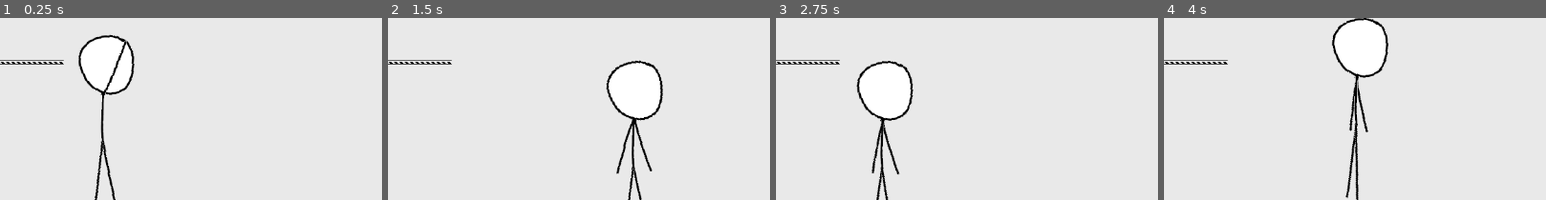
Above: before the commit, frames 1-4 (left to right).
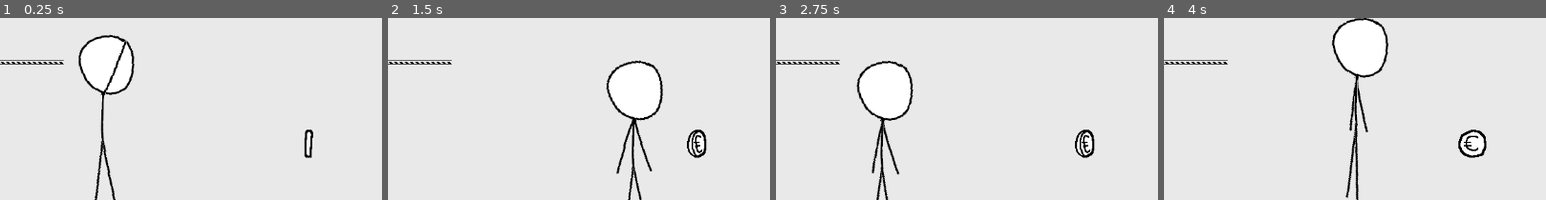
Above: after the commit, the same moments.

Repository: dennis-jung/ggj2025
Game: Godot game, scene res://scenes/tileset_test/game.tscn
The game is run twice, just before and just after one commit, with the same random seed, the same clock (stepped at 60 frames per second) and the same inputs.
Inputs (mouse positions are % of the whole screen's width and height, from its top left):
- Up to frame 1 (0.25 s): no input
- Up to frame 2 (1.5 s): tap Enter (ui_accept) at 0.5, 0.77 s; move the mouse to (72, 35) at 0.52 s; hold Right (ui_right) 0.53-1.25 s; tap B (create_bubble) at 0.6 s; click (72, 35) at 0.67 s; drag from (30, 47) to (18, 5) at 1.27 s
- Up to frame 3 (2.75 s): move the mouse to (60, 15) at 2.02 s; hold Left (ui_left) from 2.03 s (still down); tap U at 2.1 s
- Up to frame 4 (4 s): release Left (ui_left) at 2.75 s; drag from (45, 65) to (20, 24) at 2.77 s; move the mouse to (80, 59) at 3.52 s; hold Right (ui_right) from 3.53 s (still down); tap Tab at 3.6 s; tap Enter (ui_accept) at 3.77 s
The pictures show only the part of the screen within x 0-50%, y 35-85%; the shares and areas given below are measured in that part.

The runs differ from the first frame. In frame 1, 0.2% of the frame differs, in the area x 79-82%, y 61-77%; in frame 2, 0.5%; in frame 3, 0.5%; in frame 4, 0.5%, in the area x 77-85%, y 61-77%.

Commit message:
portals changed, to not use direct reference

Diff:
--- a/scenes/tileset_test/game.gd
+++ b/scenes/tileset_test/game.gd
@@ -1,8 +1,7 @@
 extends Node2D
 
-@onready var sticky: Sticky = $Sticky
 @onready var upstairs_spawn_point: Marker2D = $Map/UpstairsSpawnPoint
 
 func _on_portal_body_entered(body: Node2D) -> void:
-	if body == sticky:
-		sticky.position = upstairs_spawn_point.position
+	if body.is_in_group("Player"):
+		body.position = upstairs_spawn_point.position
--- a/scenes/tileset_test/game.tscn
+++ b/scenes/tileset_test/game.tscn
@@ -1,9 +1,10 @@
-[gd_scene load_steps=9 format=4 uid="uid://d1dag16tak0ri"]
+[gd_scene load_steps=10 format=4 uid="uid://d1dag16tak0ri"]
 
 [ext_resource type="Texture2D" uid="uid://b5hvmgovyiqbg" path="res://assets/img/monochrome_tilemap_transparent_packed.png" id="1_bi1ic"]
 [ext_resource type="Script" path="res://scenes/tileset_test/game.gd" id="1_qc4pq"]
 [ext_resource type="Texture2D" uid="uid://dvxhqvonbype5" path="res://assets/img/monochrome_tilemap_packed.png" id="2_bcycn"]
 [ext_resource type="PackedScene" uid="uid://dtpks5xx7tr3" path="res://scenes/sticky/sticky.tscn" id="4_j8351"]
+[ext_resource type="PackedScene" uid="uid://bm0e4bse51i2y" path="res://scenes/coin/coin.tscn" id="5_wfcg5"]
 
 [sub_resource type="TileSetAtlasSource" id="TileSetAtlasSource_twn7m"]
 texture = ExtResource("1_bi1ic")
@@ -859,5 +860,10 @@
 
 [node name="Sticky" parent="." instance=ExtResource("4_j8351")]
 position = Vector2(151, 555)
+collision_layer = 2
+collision_mask = 9
+
+[node name="Coin" parent="." instance=ExtResource("5_wfcg5")]
+position = Vector2(465, 478)
 
 [connection signal="body_entered" from="Map/Portal" to="." method="_on_portal_body_entered"]
